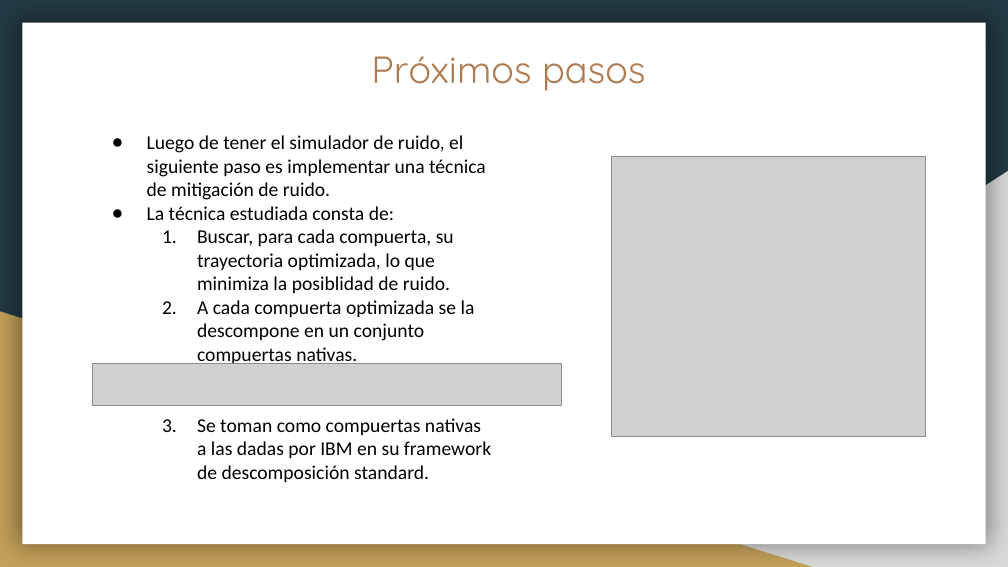
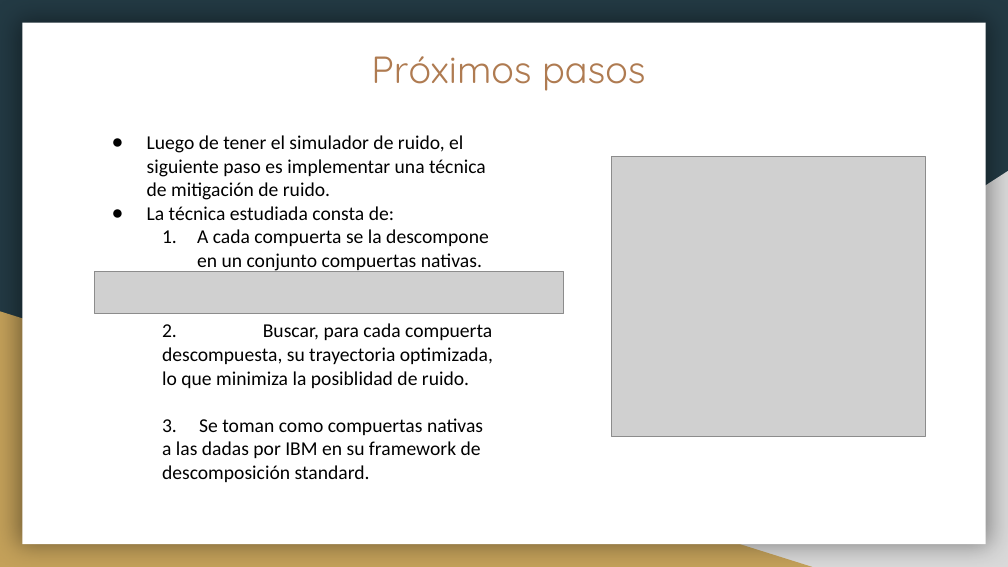
Before and after one commit to AdrianoLusso/QuantumQuipu_NoiseAndNativeGates, a slide deck: slide 25 of Presentacion Escuela de computacion cuantica en español/Simulación y reducción de ruido utilizando compuertas nativas.pptx. Drawn at 1008x567 pixels with LibreOffice and Linux fonts; fonts in the diff are those of the drawing; grey boxes stand for pictures. Boxes give left, top, right and bottom in pixels: in the first picture for what was removed or moved away, otherwise in the second. Text is boxed around its words. In the diff, an @@ line names an element or a change of style, - is before the commit and + after.

```diff
--- a/Presentacion Escuela de computacion cuantica en español/Simulación y reducción de ruido utilizando compuertas nativas.pptx
+++ b/Presentacion Escuela de computacion cuantica en español/Simulación y reducción de ruido utilizando compuertas nativas.pptx
@@ text at (x1=162, y1=229, x2=493, y2=479): text changed @@
-1. Buscar, para cada compuerta, su trayectoria optimizada, lo que minimiza la posiblidad de ruido.
-2. A cada compuerta optimizada se la descompone en un conjunto compuertas nativas.
-3. Se toman como compuertas nativas a las dadas por IBM en su framework de descomposición standard.
+1. A cada compuerta se la descompone en un conjunto compuertas nativas.
+2. Buscar, para cada compuerta descompuesta, su trayectoria optimizada, lo que minimiza la posiblidad de ruido.
+3. Se toman como compuertas nativas a las dadas por IBM en su framework de descomposición standard.
@@ picture moved from (x1=93, y1=363, x2=561, y2=405) to (x1=95, y1=271, x2=563, y2=313) @@
```
Also in this commit, not shown: 24 other files.
